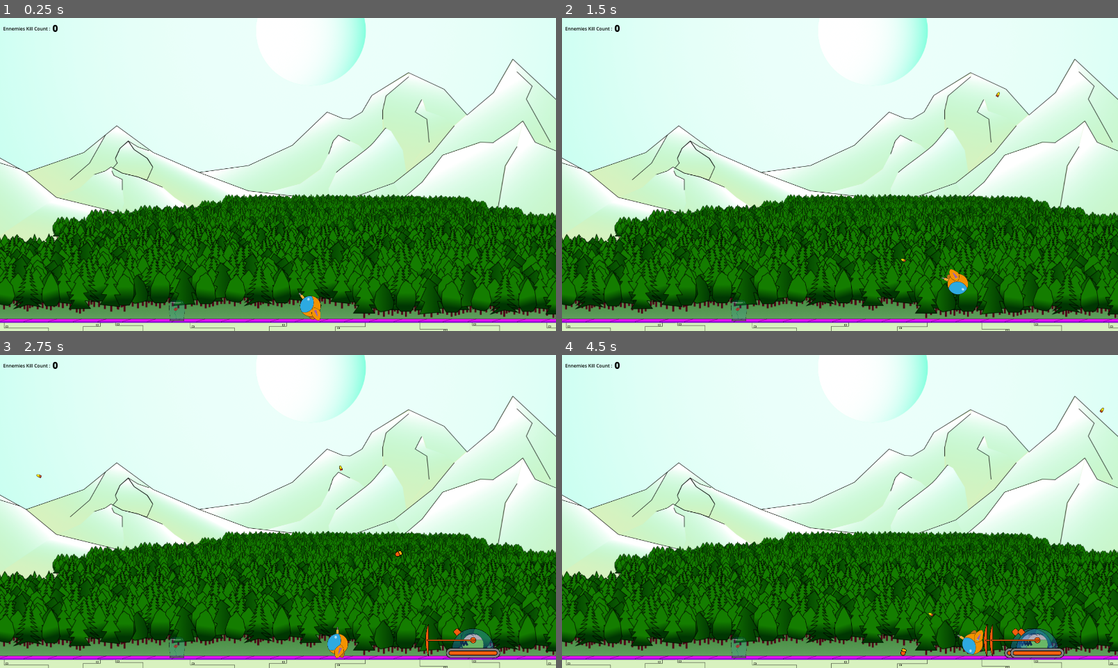
Above: before the commit, frames 1-4 (two rows, left to right).
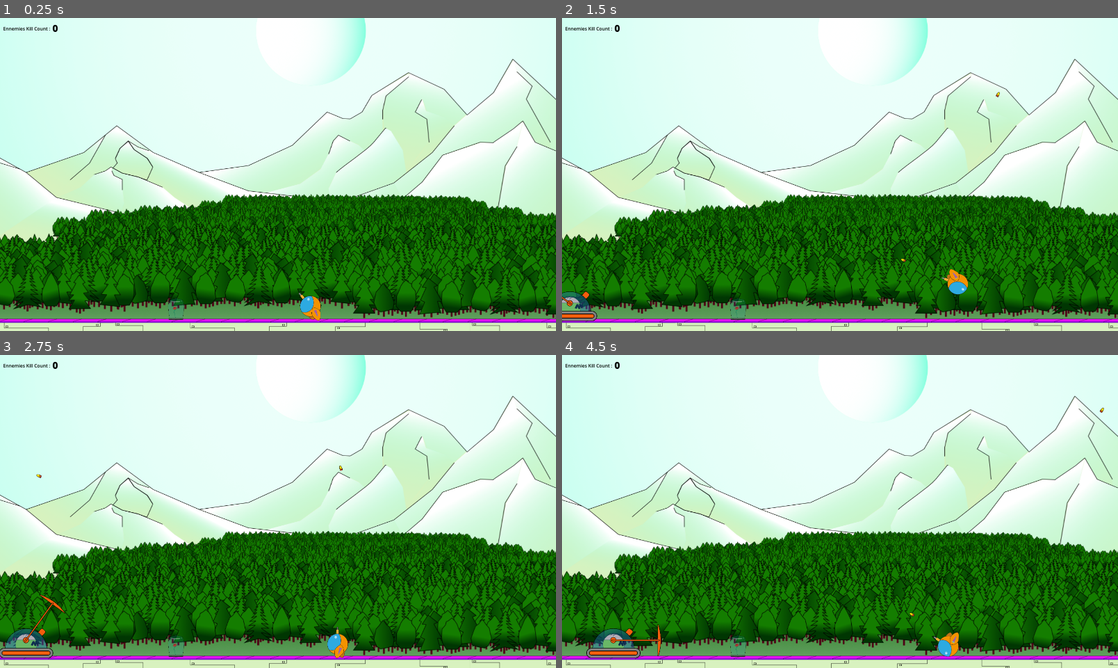
Above: after the commit, the same moments.

Repository: Jeremiejade/rose
Game: Godot game, scene res://scenes/Level/level.tscn
Same seed, same stepped clock (60 frames per second), same inputs: the game is played once before the commit and once after it. This scene is started directly instead of the project's main scene.
Inputs (mouse positions are in pixels of both pictures, inside the frame that each line leads up to):
- Up to frame 1 (0.25 s): no input
- Up to frame 2 (1.5 s): tap Enter at 0.5 s; move the mouse to (962, 158) at 0.52 s; hold D (move_right) from 0.53 s (still down); click (962, 158) at 0.6 s; tap Space (jump) at 0.77 s; move the mouse to (728, 190) at 1.27 s; click (728, 190) at 1.35 s
- Up to frame 3 (2.75 s): tap Space (jump) at 1.52 s; move the mouse to (333, 442) at 2.02 s; release D (move_right) at 2.03 s; hold A (move_left) from 2.03 s (still down); click (333, 442) at 2.1 s
- Up to frame 4 (4.5 s): move the mouse to (812, 574) at 2.77 s; release A (move_left) at 2.78 s; hold D (move_right) 2.78-4.28 s; click (812, 574) at 2.85 s; tap Space (jump) at 3.02, 3.77 s; move the mouse to (1006, 558) at 3.52 s; click (1006, 558) at 3.6 s; move the mouse to (673, 464) at 4.27 s; hold A (move_left) from 4.28 s (still down); click (673, 464) at 4.35 s

The runs differ from the first frame. In frame 1, less than 0.1% of the frame differs, in the area x 30-34%, y 89-97%; in frame 2, 0.6%; in frame 3, 1.6%; in frame 4, 2.3%, in the area x 4-91%, y 82-97%.

Commit message:
slow tank shield

Diff:
--- a/scenes/Level/level.gd
+++ b/scenes/Level/level.gd
@@ -8,8 +8,8 @@
 var ennemyKillCount = 0;
 
 var LIMIT_SPAWN = {
-	"tank": 5,
-	"crs": -1
+	"tank": 1,
+	"crs": 0
 }
 var SPAWN_ENEMIES_COUNT = {
 	"tank": 0,
--- a/scenes/Level/level.tscn
+++ b/scenes/Level/level.tscn
@@ -104,7 +104,7 @@
 texture = ExtResource("9_3oiv0")
 
 [node name="rose" parent="." unique_id=580838012 instance=ExtResource("4_v753x")]
-position = Vector2(1058, 1008)
+position = Vector2(1055, 1004)
 scale = Vector2(0.5, 0.5)
 collision_layer = 128
 collision_mask = 198
@@ -137,10 +137,10 @@
 shape = SubResource("RectangleShape2D_vlvsn")
 
 [node name="SpawnerLeft" type="Node2D" parent="." unique_id=1963723707]
-position = Vector2(-299, 965)
+position = Vector2(449, 929)
 
 [node name="SpawneryRight" type="Node2D" parent="." unique_id=747254746]
-position = Vector2(2092, 943)
+position = Vector2(1588, 947)
 
 [node name="SpawnerTimer" type="Timer" parent="." unique_id=1069759113]
 autostart = true
--- a/scenes/enemies/tank_0.gd
+++ b/scenes/enemies/tank_0.gd
@@ -1,6 +1,7 @@
 extends CharacterBody2D
 
 var SPEED := 50
+const SHIELD_SPEED := PI/150
 
 @export var health := 30
 @export var shieldHealth := 150
@@ -37,17 +38,23 @@
 	handleAnimation()
 	canAttack()
 	if shieldHealth > 0:
-		handlePositionShield()
+		handlePositionShield(delta)
 	move_and_slide()
 
-func handlePositionShield():
+func handlePositionShield(delta):
 	var player = gameConfig.player;
 	var shield = $Tank0Shield
 	if !player: return
 	var angle = ($Tank0Shield/center.global_position - player.position).angle()
+
 	if angle < 0 :
-		if angle < -2:  angle = PI
+		if angle < -PI/2:  angle = PI
 		else:  angle = 0
+
+	var angleRange = angle - shield.rotation
+	if abs(angleRange) > SHIELD_SPEED :
+		angle = shield.rotation + (SHIELD_SPEED * angleRange/abs(angleRange))
+
 	shield.rotation = angle
 
 func handleAnimation():
@@ -85,6 +92,7 @@
 		modulateColorSprite(Color.WHITE, 'shield')
 		if shieldHealth <= 0:
 			$Tank0Shield.queue_free()
+			$CollisionShape2D2.queue_free()
 	else :
 		health -= attack.damage
 		on_taking_shoot.emit()
--- a/scenes/enemies/tank_0.tscn
+++ b/scenes/enemies/tank_0.tscn
@@ -73,7 +73,7 @@
 
 [node name="ShieldZHurtBox" type="Area2D" parent="Tank0Shield" unique_id=115685849]
 collision_layer = 32
-collision_mask = 16
+collision_mask = 17
 script = ExtResource("6_3atxl")
 hurt_box_name = "Shield"
 metadata/_custom_type_script = "uid://bcn3h40a6b2o5"
